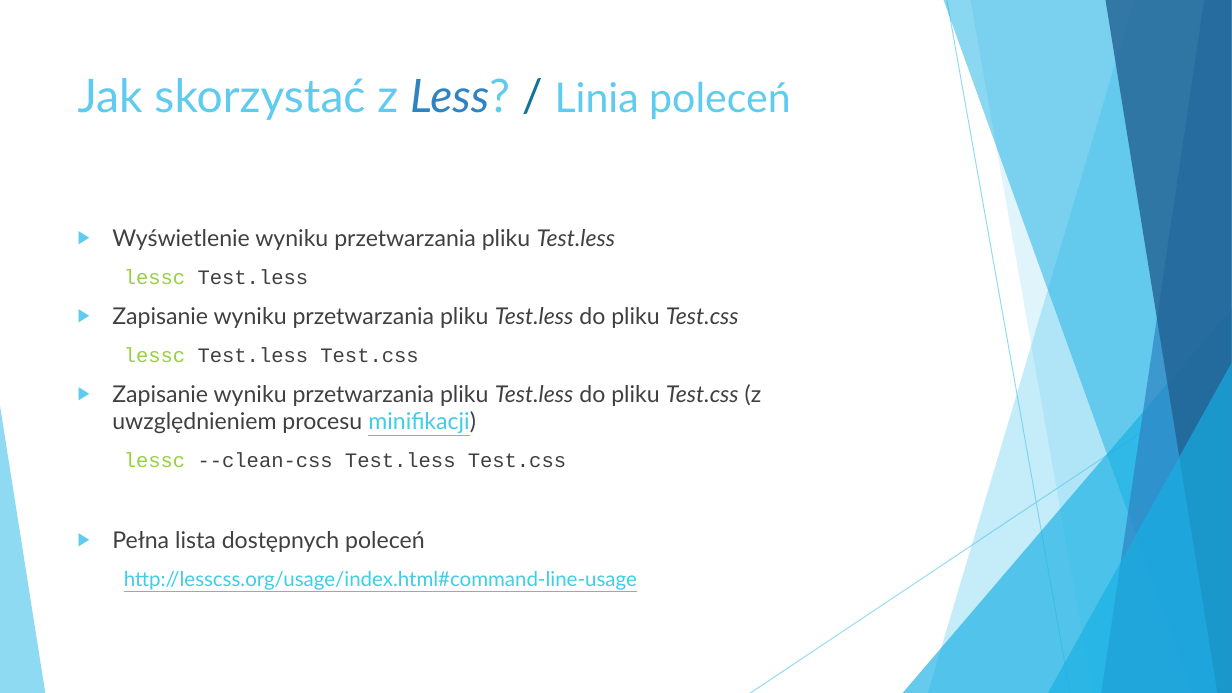
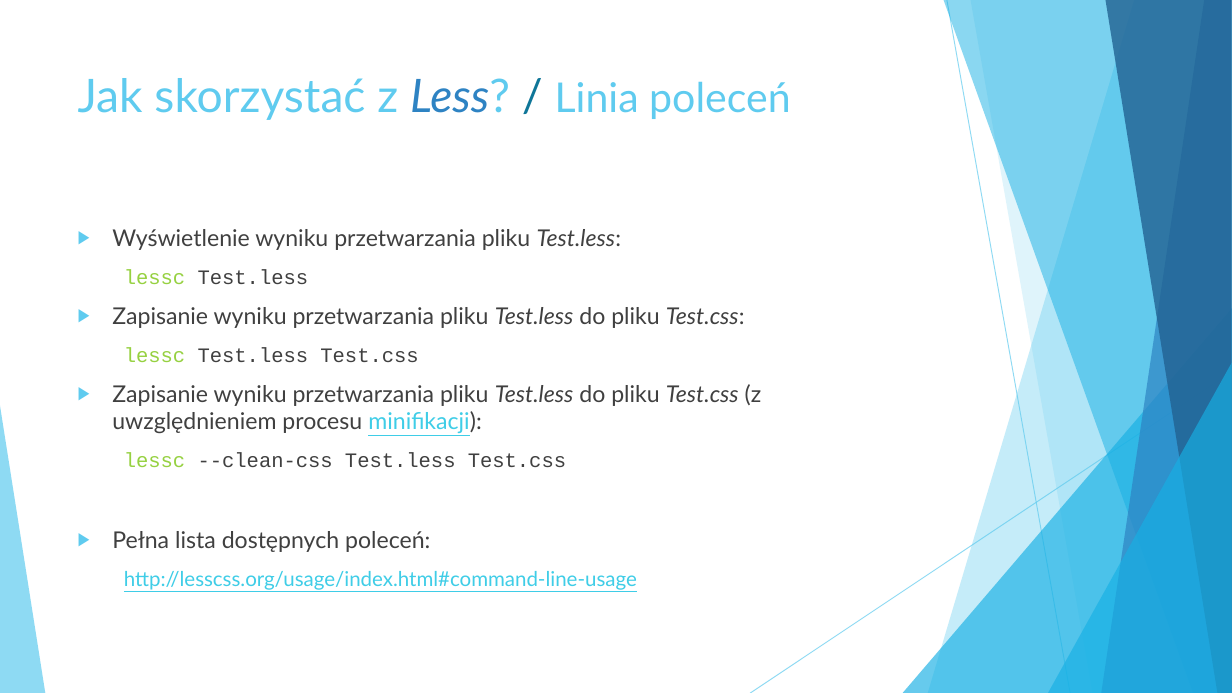
Before and after one commit to vebaspect/prezentacje, a slide deck: slide 26 of Less - sposób na uproszczenie pracy z CSS.pptx. Drawn at 1232x693 pixels with LibreOffice and Linux fonts; fonts in the diff are those of the drawing. Boxes give left, top, right and bottom in pixels: in the first picture for what was removed or moved away, otherwise in the second. Text is boxed around its words. In the diff, an @@ line names an element or a change of style, - is before the commit and + after.

Commit message:
Prezentacja "Less - sposób na uproszczenie pracy z CSS" - poprawki

```diff
--- a/Less - sposób na uproszczenie pracy z CSS.pptx
+++ b/Less - sposób na uproszczenie pracy z CSS.pptx
@@ text at bbox=[112, 229, 621, 250]: text changed @@
-▶ Wyświetlenie wyniku przetwarzania pliku Test.less
+▶ Wyświetlenie wyniku przetwarzania pliku Test.less:
@@ text at bbox=[112, 307, 745, 328]: text changed @@
-▶ Zapisanie wyniku przetwarzania pliku Test.less do pliku Test.css
+▶ Zapisanie wyniku przetwarzania pliku Test.less do pliku Test.css:
@@ text at bbox=[112, 384, 762, 433]: text changed @@
-▶ Zapisanie wyniku przetwarzania pliku Test.less do pliku Test.css (z uwzględnieniem procesu minifikacji)
+▶ Zapisanie wyniku przetwarzania pliku Test.less do pliku Test.css (z uwzględnieniem procesu minifikacji):
@@ text at bbox=[112, 531, 430, 552]: text changed @@
-▶ Pełna lista dostępnych poleceń
+▶ Pełna lista dostępnych poleceń:
```
Also in this commit, not shown: 3 other slides changed, 1 other file.
